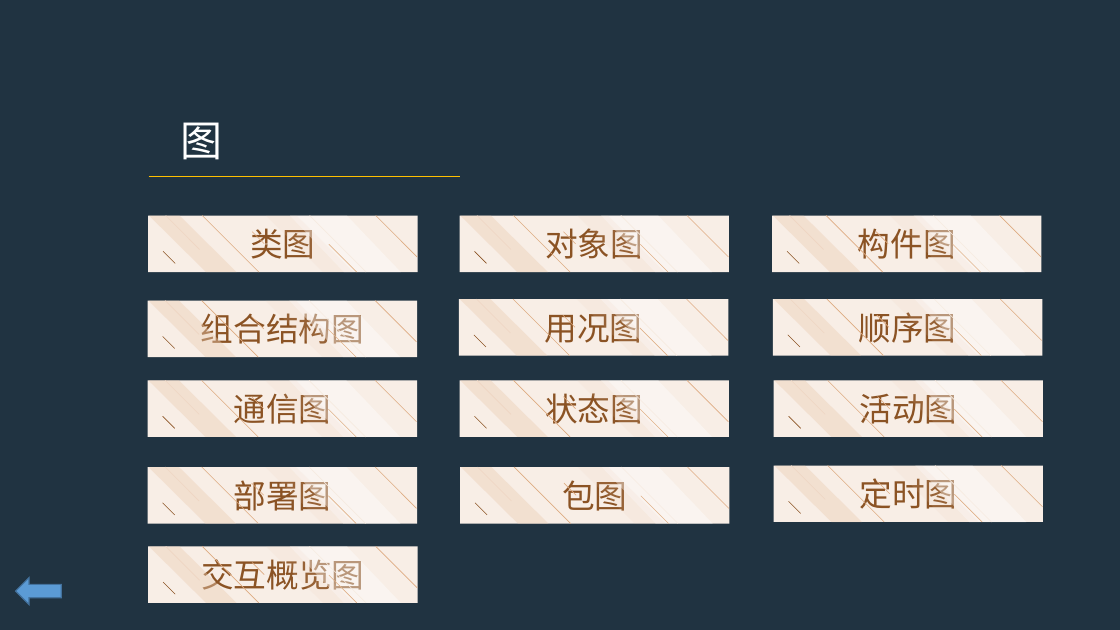
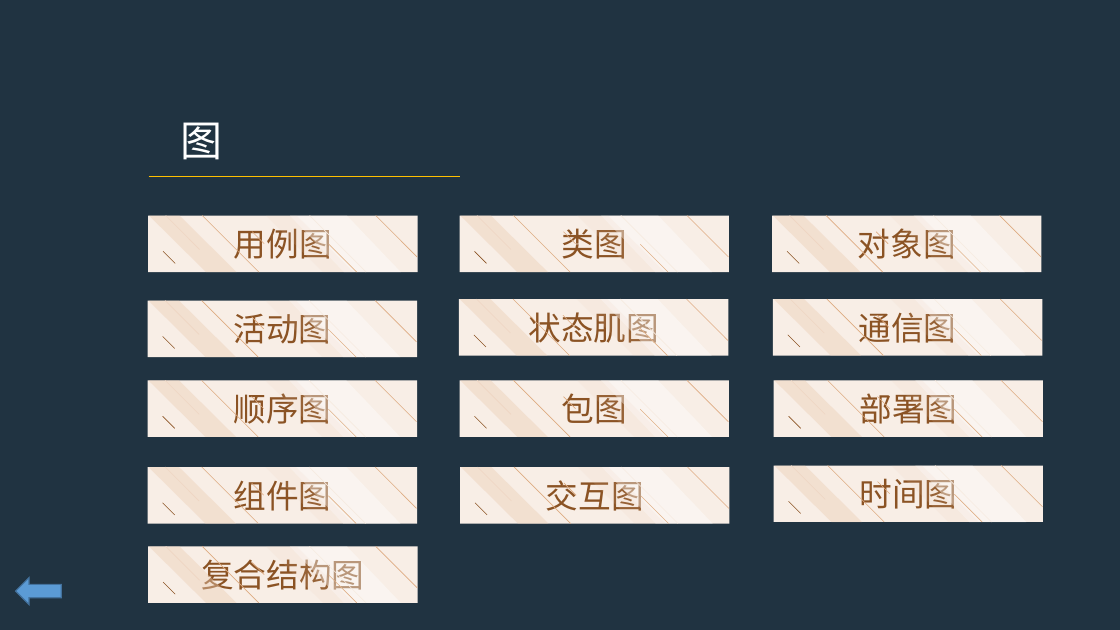
Before and after one commit to PRD2017-G07/G07-teamwork, a slide deck: slide 12 of 0PPT/UML概述.pptx. Drawn at 1120x630 pixels with LibreOffice and Linux fonts; fonts in the diff are those of the drawing. Boxes give left, top, right and bottom in pixels: in the first picture for what was removed or moved away, otherwise in the second. Text is boxed around its words. In the diff, an @@ line names an element or a change of style, - is before the commit and + after.

Commit message:
GBL

```diff
--- a/0PPT/UML概述.pptx
+++ b/0PPT/UML概述.pptx
@@ text in rectangle at [234,228,332,265]: text changed @@
-类图
+用例图
@@ text in rectangle at [562,228,627,265]: text changed @@
-对象图
+类图
@@ text in rectangle at [858,228,956,265]: text changed @@
-构件图
+对象图
@@ text in rectangle at [233,314,331,350]: text changed @@
-组合结构图
+活动图
@@ text in rectangle at [528,312,659,348]: text changed @@
-用况图
+状态肌图
@@ text in rectangle at [859,312,957,348]: text changed @@
-顺序图
+通信图
@@ text in rectangle at [233,393,331,430]: text changed @@
-通信图
+顺序图
@@ text in rectangle at [562,393,627,430]: text changed @@
-状态图
+包图
@@ text in rectangle at [859,393,957,430]: text changed @@
-活动图
+部署图
@@ text in rectangle at [859,478,957,515]: text changed @@
-定时图
+时间图
@@ text in rectangle at [233,480,331,516]: text changed @@
-部署图
+组件图
@@ text in rectangle at [546,480,644,516]: text changed @@
-包图
+交互图
@@ text in rectangle at [201,554,364,596]: text changed @@
-交互概览图
+复合结构图
```
Also in this commit, not shown: 2 slides added.
